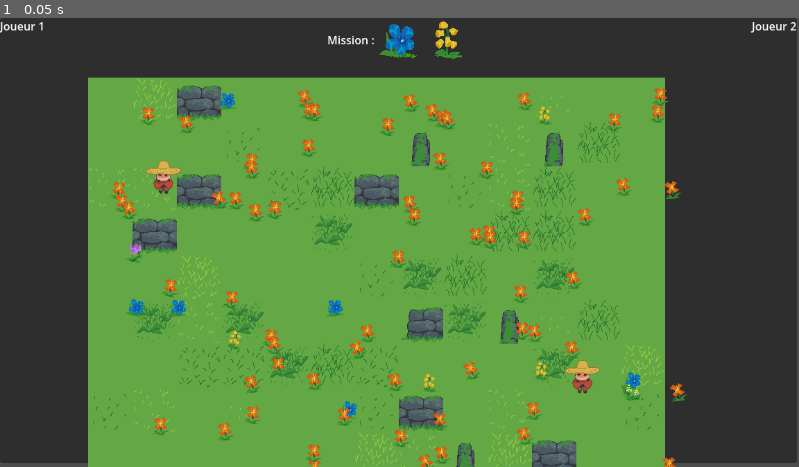
Above: before the commit, frame 1.
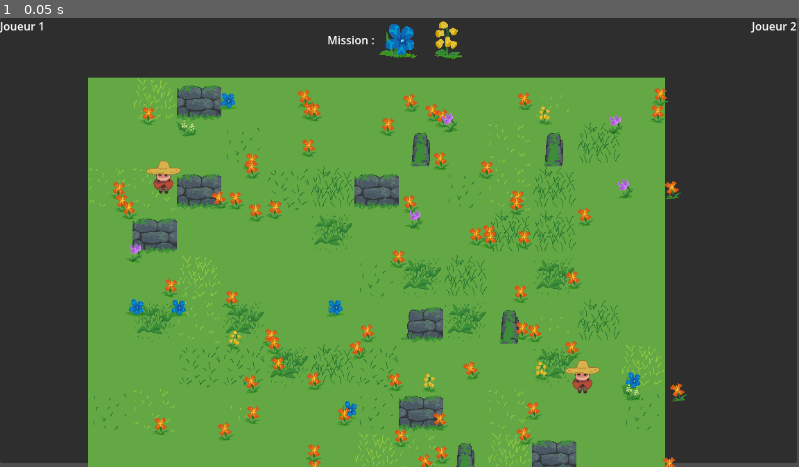
Above: after the commit, the same moment.

Repository: FablabMurat/2025GameJamCantal-1
Game: Godot game, scene res://root.tscn
Two runs of this game, one before a commit and one after it. Both use one fixed random seed, a clock stepped at 60 frames per second and the inputs below.
Inputs:
- Up to frame 1 (0.05 s): no input

The runs differ from the first frame. In frame 1, 0.3% of the frame differs, in the area x 22-80%, y 20-47%.

Commit message:
Réajustement des % d'apparition des plantes (sera à revoir)

Diff:
--- a/niveau.gd
+++ b/niveau.gd
@@ -50,6 +50,10 @@
 			addplant(2,newplant,map_rect,1)
 		elif rand < 0.2:
 			addplant(3,newplant,map_rect,1)
+		elif rand < 0.25:
+			addplant(4,newplant,map_rect,1)
+		elif rand < 0.3:
+			addplant(5,newplant,map_rect,1)
 		else:
 			addplant(1,newplant,map_rect,1)
 
@@ -79,18 +83,18 @@
 			newplant.nocontact()
 		2:
 			newplant.isspecial()
-			newplant.attrape.connect(fleurattrape)
+			newplant.attrape.connect(fleurattrapee)
 		3:
 			newplant.isspecial()
-			newplant.attrape.connect(fleurattrape)
+			newplant.attrape.connect(fleurattrapee)
 			newplant.canStun = true
 		4:
 			newplant.isspecial()
-			newplant.attrape.connect(fleurattrape)
+			newplant.attrape.connect(fleurattrapee)
 			newplant.canSpeedBoost = true
 		5:
 			newplant.isspecial()
-			newplant.attrape.connect(fleurattrape)
+			newplant.attrape.connect(fleurattrapee)
 			newplant.swapPosition.connect(swap_player_positions)
 			newplant.canSwapPosition = true
 		_:
@@ -106,7 +110,7 @@
 				ctrlImage.texture = load("res://Ressources/Images/flower_%02d.png" % (i+1))
 				%HBoxMission.add_child(ctrlImage)
 
-func fleurattrape(perso, fleur):
+func fleurattrapee(perso, fleur):
 	print ("Fleur ",fleur.flowertype," attrapé par ",perso.nperso)
 
 	var ctrlImage = TextureRect.new()
@@ -114,18 +118,14 @@
 	#var container : CenterContainer = CenterContainer.new()
 	#container.size.x = 64
 	#container.add_child(ctrlImage)
-	%VBoxContainer2.add_child(ctrlImage)
+	if perso.nperso == 1 :
+		%VBoxContainer1.add_child(ctrlImage)
+	else:
+		%VBoxContainer2.add_child(ctrlImage)
+	fleur.queue_free()
 
-	var fleurtscn = load("res://plante.tscn")
-	var fleurinv : Plante = fleurtscn.instantiate()
-	fleurinv.choosetype(fleur.flowertype)
-	fleurinv.nocontact()
-	if perso.nperso == 1 :
-		%VBoxContainer1.call_deferred("add_child",fleurinv)
-	elif perso.nperso == 2 :
-		%VBoxContainer2.call_deferred("add_child",fleurinv)
-	collect.emit(perso,fleur.flowertype) # Ca ne sert à rien
-	fleur.queue_free()
+
+
 # Called every frame. 'delta' is the elapsed time since the previous frame.
 func _process(delta: float) -> void:
 	pass
